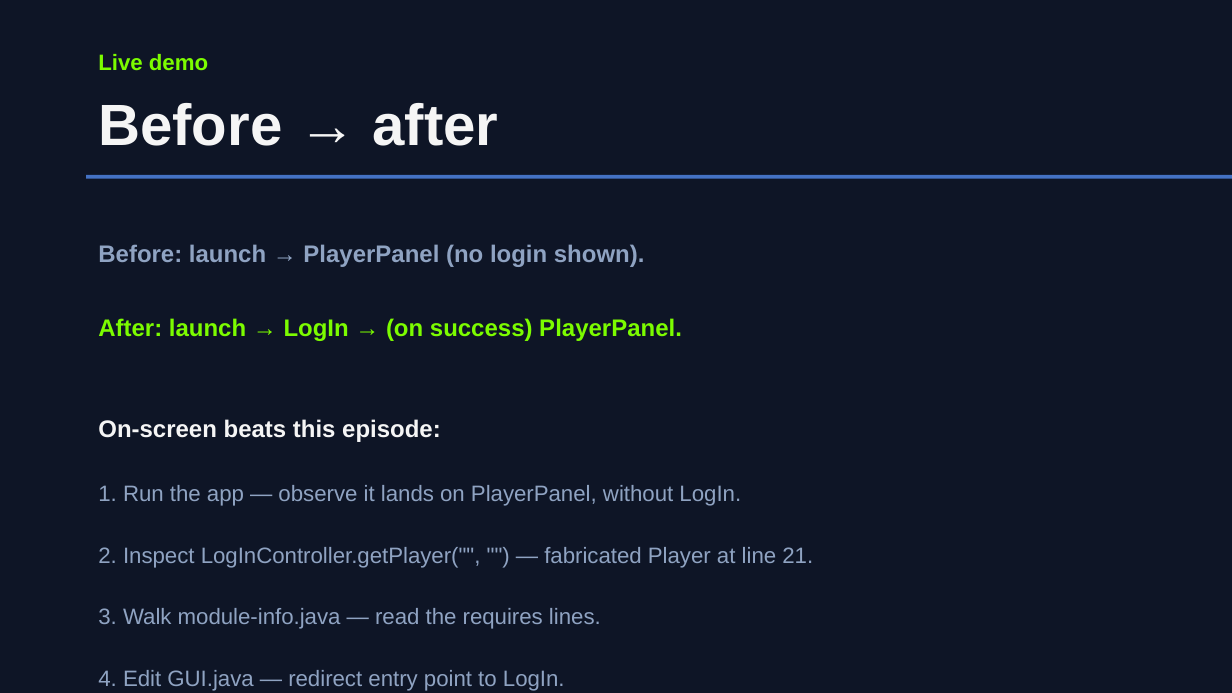
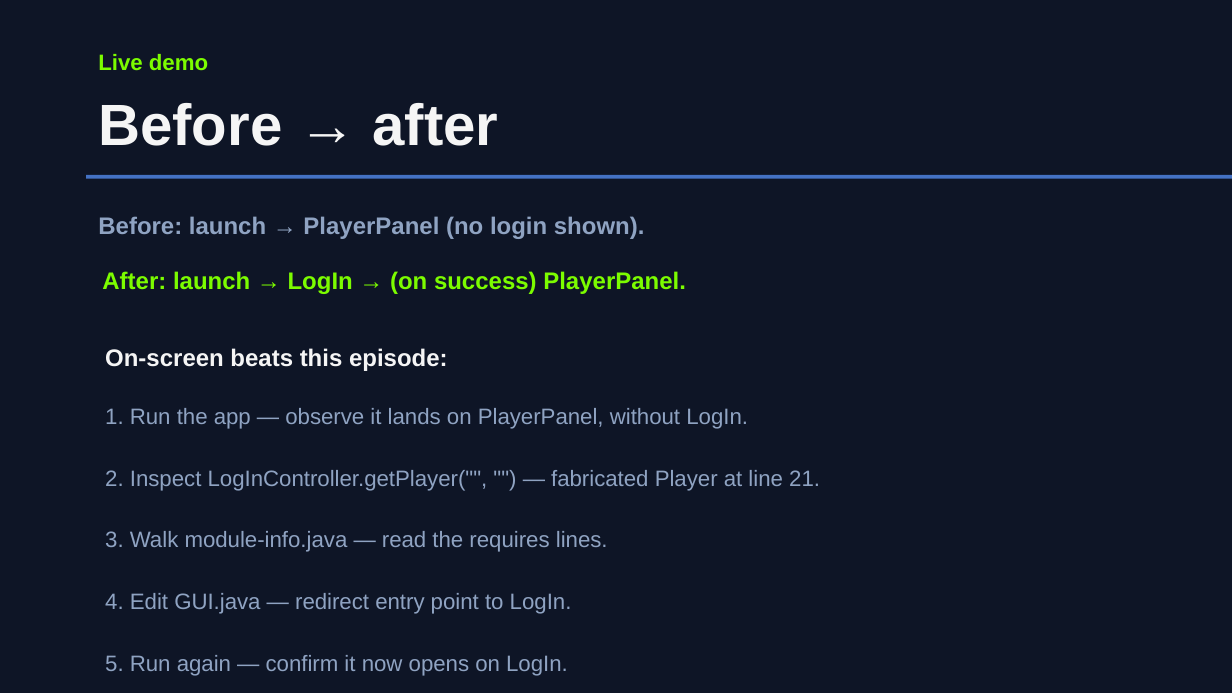
Before and after one commit to sPyOpenSource/applications, a slide deck: slide 7 of COC/docs/Ep1-This-App-Skips-Login-Screen.odp. Drawn at 1232x693 pixels with LibreOffice and Linux fonts; fonts in the diff are those of the drawing. Boxes give left, top, right and bottom in pixels: in the first picture for what was removed or moved away, otherwise in the second. Text is boxed around its words. In the diff, an @@ line names an element or a change of style, - is before the commit and + after.

```diff
--- a/COC/docs/Ep1-This-App-Skips-Login-Screen.odp
+++ b/COC/docs/Ep1-This-App-Skips-Login-Screen.odp
@@ text "Before: launch → PlayerPanel (no ...": place and size @@
-text "Before: launch → PlayerPanel (no ..." at (98,244,645,267)
+text "Before: launch → PlayerPanel (no ..." at (98,216,645,239)
@@ text "After: launch → LogIn → ...": place and size @@
-text "After: launch → LogIn → ..." at (98,318,682,341)
+text "After: launch → LogIn → ..." at (102,271,686,294)
@@ text "On-screen beats this episode:": place and size @@
-text "On-screen beats this episode:" at (98,419,441,442)
+text "On-screen beats this episode:" at (105,348,448,371)
@@ 4 texts: place and size @@
-4 texts at (98,485,813,691)
+4 texts at (105,408,820,614)
@@ text added at (105,655,568,676), 13 pt, text #8FA3C2 @@
+5. Run again — confirm it now opens on LogIn.
```
Also in this commit, not shown: 7 other slides changed, 3 other files.
